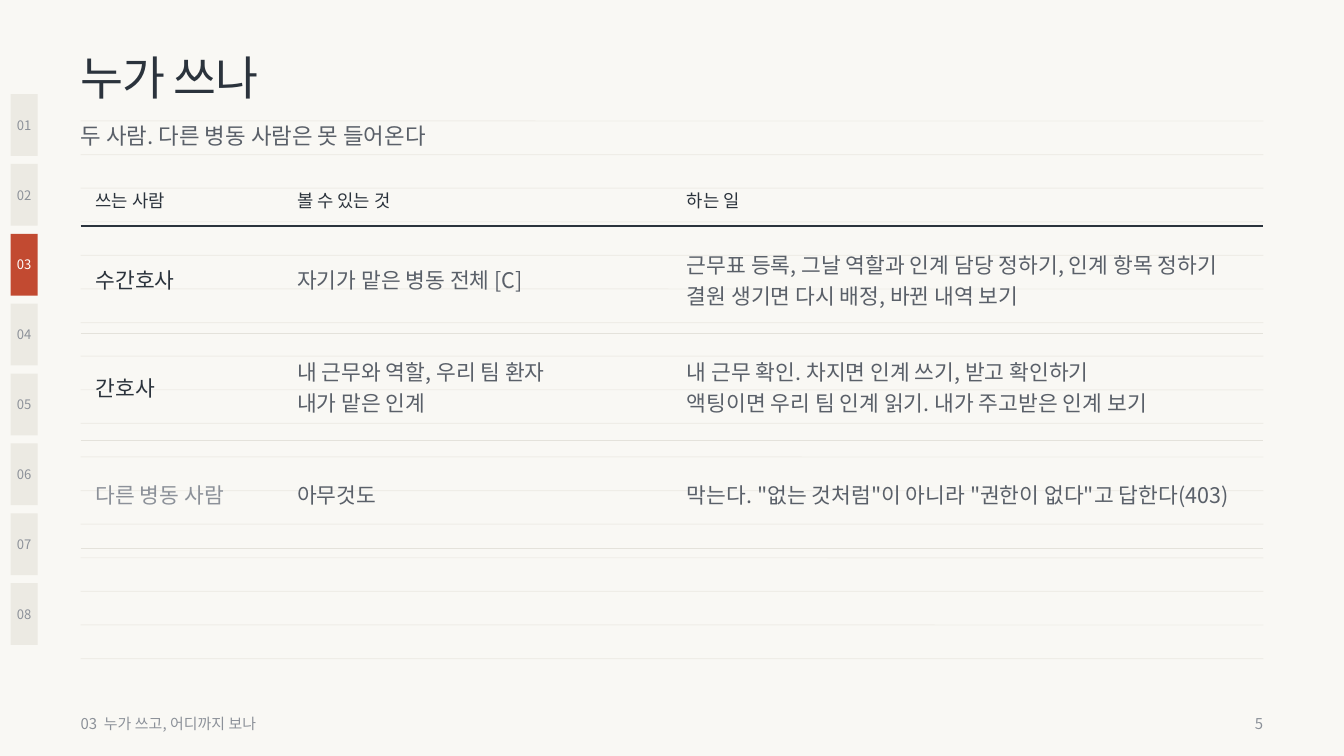
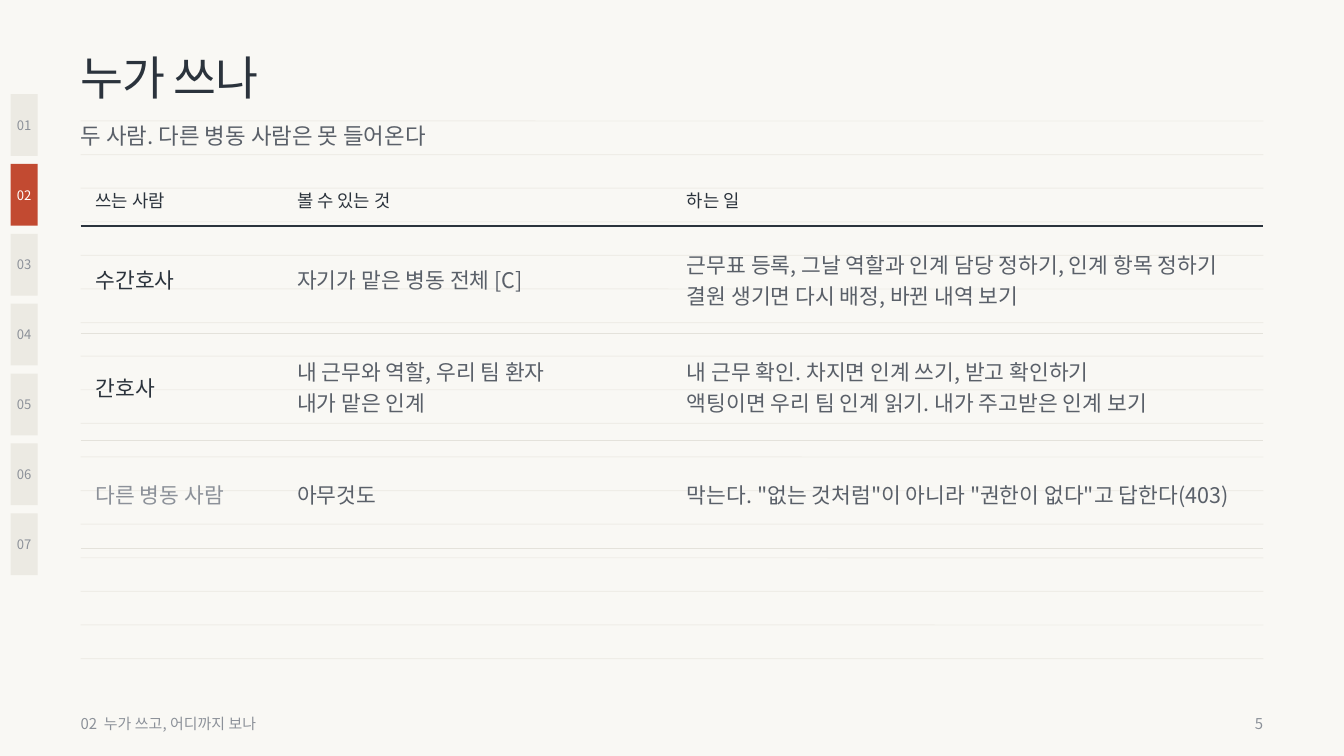
Before and after one commit to wodnjs2020136144/skala-webservice-mini, a slide deck: slide 5 of deliverables/10반_황재원_너와나의인계고리-발표용.pptx. Drawn at 1344x756 pixels with LibreOffice and Linux fonts; fonts in the diff are those of the drawing. Boxes give left, top, right and bottom in pixels: in the first picture for what was removed or moved away, otherwise in the second. Text is boxed around its words. In the diff, an @@ line names an element or a change of style, - is before the commit and + after.

```diff
--- a/deliverables/10반_황재원_너와나의인계고리-발표용.pptx
+++ b/deliverables/10반_황재원_너와나의인계고리-발표용.pptx
@@ text "02" at [17, 190, 31, 200]: text colour #8C9199 to #FFFFFF @@
@@ rectangle at [11, 164, 38, 226]: fill #ECEAE3 to #C24A31 @@
@@ text "03" at [17, 259, 31, 269]: text colour #FFFFFF to #8C9199 @@
@@ rectangle at [11, 234, 38, 296]: fill #C24A31 to #ECEAE3 @@
@@ rectangle removed at [11, 583, 38, 645] @@
@@ text removed at [17, 609, 31, 619] @@
-08
@@ text at [81, 717, 257, 732]: text changed @@
-03 누가 쓰고, 어디까지 보나
+02 누가 쓰고, 어디까지 보나
```
Also in this commit, not shown: 17 other slides changed, 7 other files.
